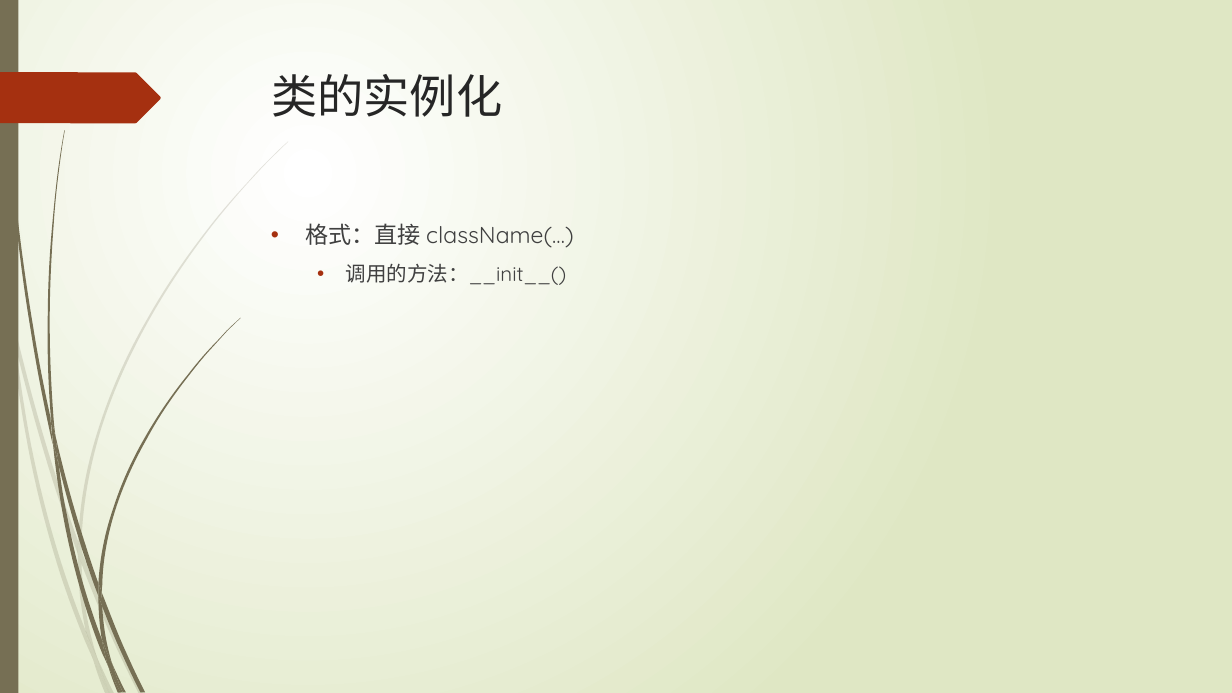
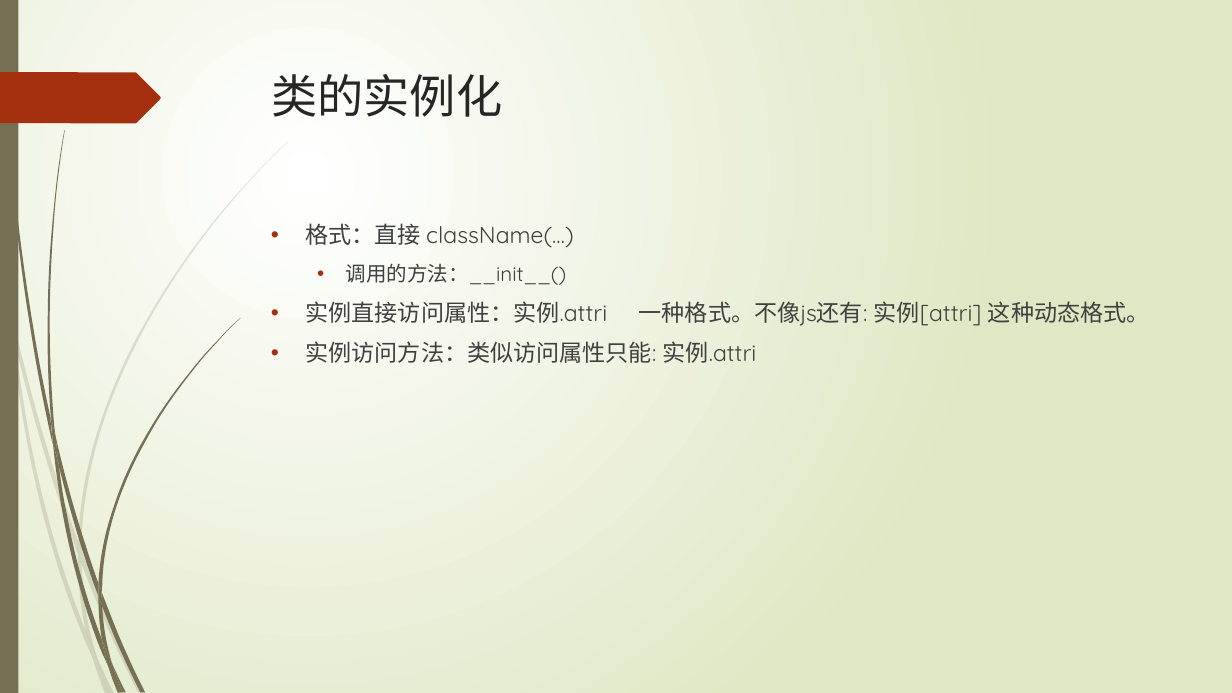
Before and after one commit to lspgithublxh/document, a slide deck: slide 36 of 编程语言/python/Python基础入门知识分享.pptx. Drawn at 1232x693 pixels with LibreOffice and Linux fonts; fonts in the diff are those of the drawing. Boxes give left, top, right and bottom in pixels: in the first picture for what was removed or moved away, otherwise in the second. Text is boxed around its words. In the diff, an @@ line names an element or a change of style, - is before the commit and + after.

```diff
--- a/编程语言/python/Python基础入门知识分享.pptx
+++ b/编程语言/python/Python基础入门知识分享.pptx
@@ text at box(306, 301, 1150, 363): paragraphs added @@
+• 实例直接访问属性：实例.attri 一种格式。不像js还有: 实例[attri] 这种动态格式。
+• 实例访问方法：类似访问属性只能: 实例.attri
```
Also in this commit, not shown: 2 other slides changed, 2 slides added.
